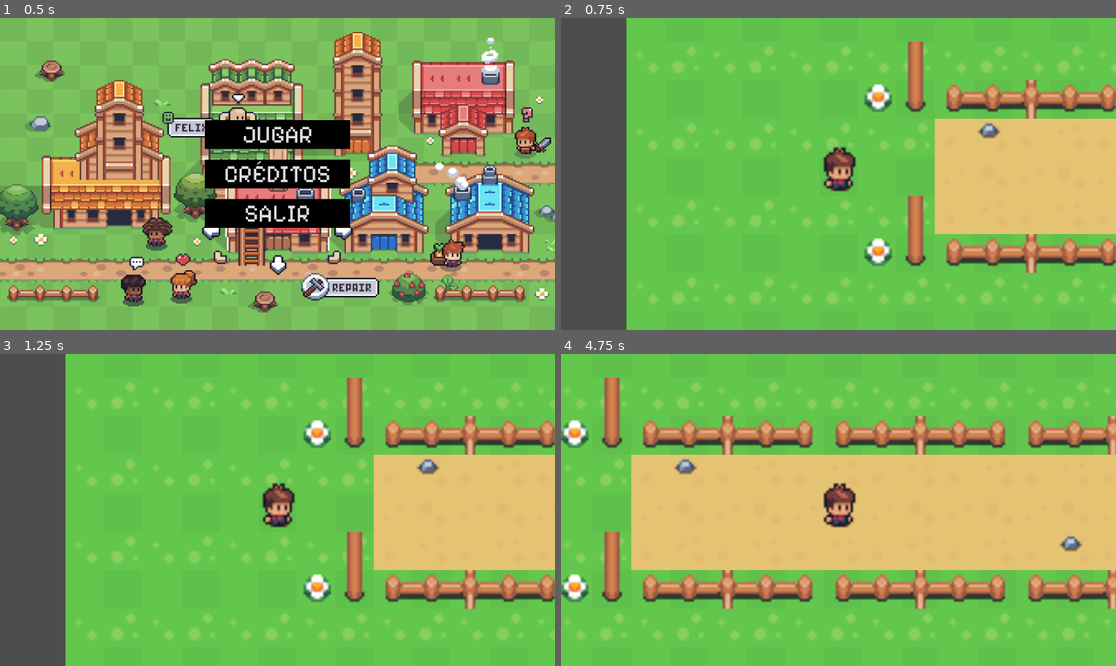
Above: before the commit, frames 1-4 (two rows, left to right).
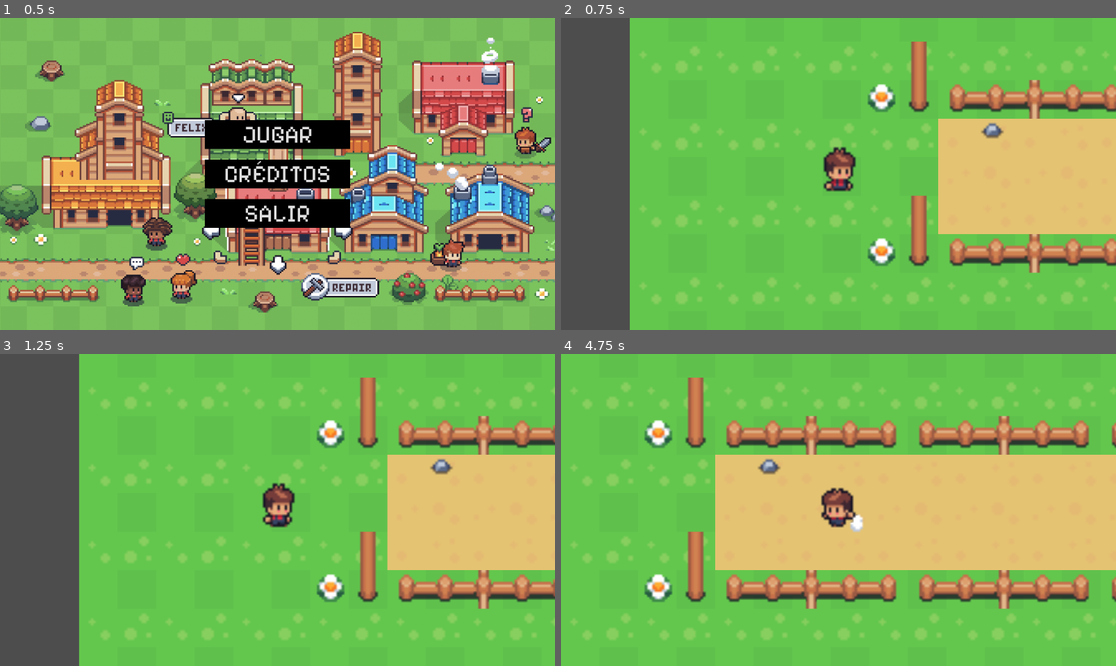
Above: after the commit, the same moments.

Repository: YsaLuna/Maremoto_DV.Bahia
Game: Godot game, scene res://Menú/menu.tscn
The game is run twice, just before and just after one commit, with the same random seed, the same clock (stepped at 60 frames per second) and the same inputs. The project has no main scene, so this scene is started directly.
Inputs:
- Up to frame 1 (0.5 s): no input
- Up to frame 2 (0.75 s): click "JUGAR" at 0.5 s
- Up to frame 3 (1.25 s): no input
- Up to frame 4 (4.75 s): tap Enter (ui_accept) at 1.25, 1.35, 1.52, 1.82, 2.1, 2.27, 2.57, 2.85, 3.6, 3.77, 4.07, 4.35, 4.52 s; hold D 1.28-2.03 s; hold S 2.03-2.78 s; hold D 2.78-3.53 s; hold W 3.53-4.28 s; hold A from 4.28 s (still down)

Frame 1 is identical in both runs. In frame 2, 6.9% of the frame differs, in the area x 11-100%, y 0-100%; in frame 3, 15%; in frame 4, 22%, in the area x 0-100%, y 7-92%.
Error before the commit: Attempt to call function 'play' in base 'null instance' on a null instance. (res://Player/player.gd:25)

Commit message:
Player-Correccion

Diff:
--- a/maremoto/Player/player.gd
+++ b/maremoto/Player/player.gd
@@ -1,16 +1,25 @@
 extends CharacterBody2D
 
 @onready var ANIM_PLAYER = $PlayerSprite
-@onready var axe_timer = $AxeTimer  # Ruta al Timer. Asegúrate de que "AxeTimer" esté correctamente nombrado en tu escena
-var wind_force = -1000  # Fuerza inicial del viento
-var is_event_active = false  # Variable para controlar si un evento está activo
+
+@onready var first_point = $"../Neighbor2/FirstPoint"
+@onready var second_point = $"../Neighbor2/SecondPoint"
+
+var wind_force = -500  # Fuerza inicial del viento
+var is_event_active = false  # Variable para controlar si hay un evento activo
 var current_event = ""  # Nombre del evento actual
 var space_press_count = 0  # Contador de veces que se ha presionado la tecla de espacio
-const SPACE_PRESS_REQUIRED = 5  # Veces necesarias para finalizar el evento
+const SPACE_PRESS_REQUIRED = 5  # Veces necesarias para finalizar el primer evento
+
+# Variables y lógica para el segundo evento
+var first_point_reached = false  # Indica si el primer punto ha sido alcanzado
 
 func _ready():
-	# Conecta la señal "timeout" del temporizador
-	axe_timer.timeout.connect(_on_axe_timer_timeout)
+	pass
+	# Conecta las señales body_entered de los puntos
+	#first_point.body_entered.connect(_on_first_point_entered)
+	#second_point.body_entered.connect(_on_second_point_entered)
+
 
 func _process(_delta: float) -> void:
 	if not is_event_active:
@@ -30,19 +39,11 @@
 		elif Input.is_key_pressed(KEY_D):
 			ANIM_PLAYER.flip_h = false
 	else:
-		# Si el evento está activo, asegura que el `velocity.x` sea 0
-		velocity.x = 0
-
-		# Si el evento está activo, el `Player` se queda en "Idle" y escucha la tecla de espacio
-		if Input.is_action_just_pressed("ui_accept") and !axe_timer.is_stopped():  # Solo permite la acción si el temporizador no está activo
-			space_press_count += 1
-			ANIM_PLAYER.play("Axe", false)  # Reproduce la animación "Axe" sin bucle
-			axe_timer.start()  # Inicia el temporizador
-			print("Tecla espacio presionada:", space_press_count, "/", SPACE_PRESS_REQUIRED)
-
-			# Si se ha presionado la tecla de espacio 5 veces, termina el evento
-			if space_press_count >= SPACE_PRESS_REQUIRED:
-				deactivate_event()
+		# Si un evento está activo, controla cuál se está ejecutando
+		if current_event == "Talar Arbol":
+			handle_first_event()
+		elif current_event == "Llevar Caja":
+			handle_second_event()
 
 	move_and_slide()
 
@@ -57,14 +58,40 @@
 		if Input.is_key_pressed(KEY_D):
 			move_local_x(2)
 
-func activate_event(event_name: String, animation_name: String):
-	print("Evento activado:", event_name)
+# Función para manejar el primer evento: "Talar Arbol"
+func handle_first_event():
+	velocity.x = 0  # Detén el movimiento horizontal
+	if Input.is_action_just_pressed("ui_accept"):
+		space_press_count += 1
+		ANIM_PLAYER.play("Axe")  # Reproduce la animación "Axe"
+		print("Tecla espacio presionada:", space_press_count, "/", SPACE_PRESS_REQUIRED)
+		if space_press_count >= SPACE_PRESS_REQUIRED:
+			deactivate_event()
+
+# Función para manejar el segundo evento: "Llevar Caja"
+func handle_second_event():
+	if Input.is_action_just_pressed("ui_accept"):
+		ANIM_PLAYER.play("Carry")  # Reproduce la animación "Carry"
+
+# Función para activar el primer evento: "Talar Arbol"
+func activate_first_event():
+	print("Evento activado: Talar Arbol")
 	ANIM_PLAYER.play("Idle")  # Cambia a la animación "Idle"
 	wind_force = 0  # Detén el efecto del viento
 	is_event_active = true
-	current_event = event_name
-	space_press_count = 0  # Resetea el contador de teclas presionadas
+	current_event = "Talar Arbol"
+	space_press_count = 0  # Resetea el contador
 
+# Función para activar el segundo evento: "Llevar Caja"
+func activate_second_event():
+	print("Evento activado: Llevar Caja")
+	ANIM_PLAYER.play("Idle")  # Cambia a la animación "Idle"
+	wind_force = 0  # Detén el efecto del viento
+	is_event_active = true
+	current_event = "Llevar Caja"
+	first_point_reached = false  # Resetea el estado del evento
+
+# Función para desactivar cualquier evento activo
 func deactivate_event():
 	print("Evento desactivado:", current_event)
 	is_event_active = false
@@ -72,6 +99,14 @@
 	current_event = ""
 	ANIM_PLAYER.play("Idle")  # Cambia la animación a "Idle"
 
-# Método llamado cuando el temporizador se detiene
-func _on_axe_timer_timeout():
-	print("Animación Axe completa, puedes presionar espacio de nuevo.")
+# Función que se ejecuta cuando se toca el primer punto
+func _on_first_point_entered(area):
+	if not first_point_reached and is_event_active and current_event == "Llevar Caja":
+		first_point_reached = true
+		print("Primer punto alcanzado")
+
+# Función que se ejecuta cuando se toca el segundo punto
+func _on_second_point_entered(area):
+	if first_point_reached and is_event_active and current_event == "Llevar Caja":
+		print("Segundo punto alcanzado, evento completado")
+		deactivate_event()
--- a/maremoto/Player/player.tscn
+++ b/maremoto/Player/player.tscn
@@ -446,7 +446,7 @@
 [node name="Player" type="CharacterBody2D"]
 script = ExtResource("1_cdvq4")
 
-[node name="PlayerSprite3" type="AnimatedSprite2D" parent="."]
+[node name="PlayerSprite" type="AnimatedSprite2D" parent="."]
 sprite_frames = SubResource("SpriteFrames_upcu3")
 animation = &"Idle"
 frame_progress = 0.572301
@@ -457,5 +457,3 @@
 
 [node name="CameraPlayer" type="Camera2D" parent="."]
 zoom = Vector2(5, 5)
-
-[node name="AxeTimer" type="Timer" parent="."]
